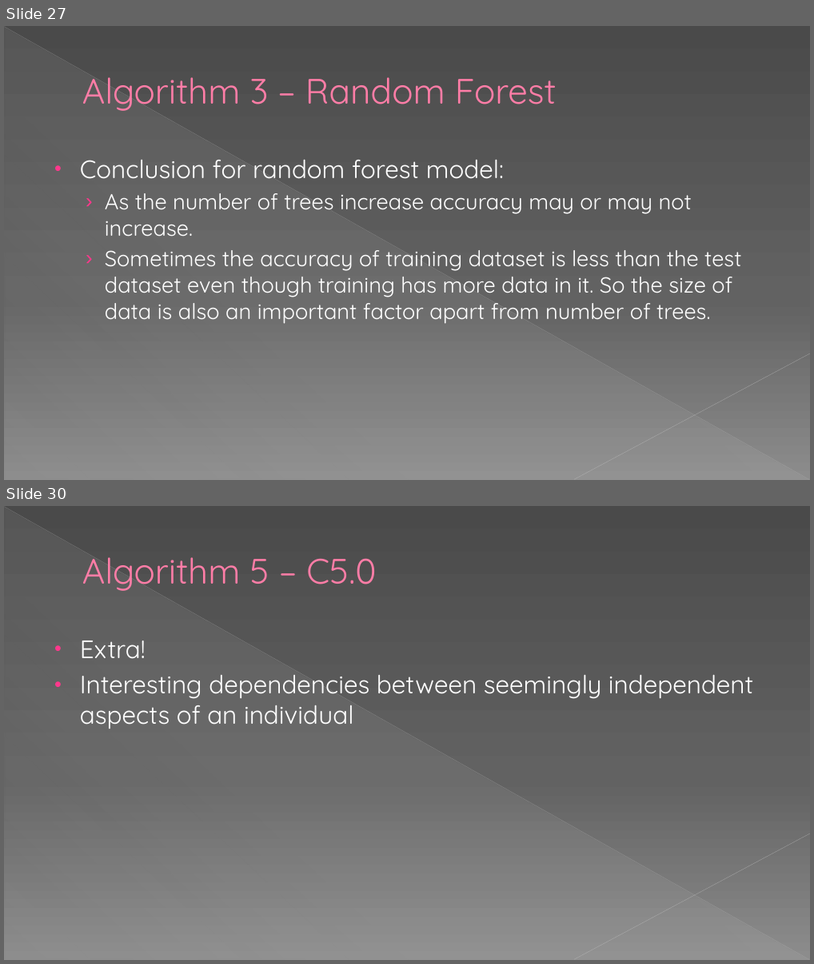
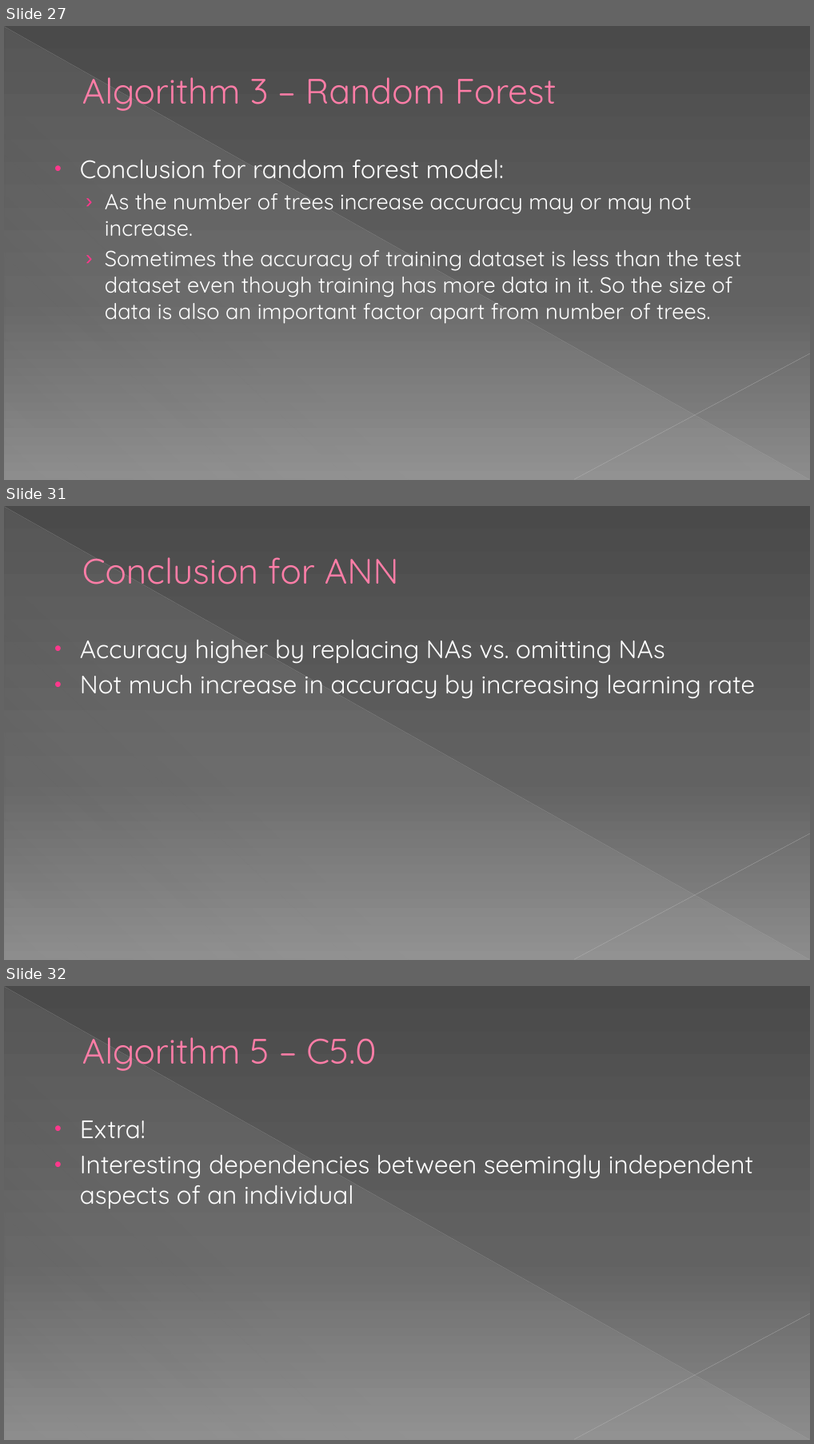
Before and after one commit to dhavalaM/CS513-Project, a slide deck: Presentation_YPS.pptx. Shown one above the other, each under a label of ours: slides 27 and 30 before the commit, slides 27, 31 and 32 after it; the slides between them are not shown. The pictures are 814x964 and 814x1444 pixels, drawn with LibreOffice and Linux fonts; fonts in the diff are those of the drawing. Boxes give left, top, right and bottom in pixels: in the first picture for what was removed or moved away, otherwise in the second. Text is boxed around its words. In the diff, an @@ line names an element or a change of style, - is before the commit and + after.

```diff
--- a/Presentation_YPS.pptx
+++ b/Presentation_YPS.pptx
@@ slide 31 added at (4, 506, 810, 960), background gradient #4A4A4A to #626262 to #8C8C8C; not listed: 3 template elements that a slide beside it also shows @@
@@ title added at (82, 557, 399, 584), 42 pt, text #FF7DA7 @@
+Conclusion for ANN
@@ text added at (80, 640, 755, 699), 30 pt, text #FFFFFF @@
+• Accuracy higher by replacing NAs vs. omitting NAs
+• Not much increase in accuracy by increasing learning rate
@@ what was slide 30 is now slide 32 @@
```
Also in this commit, not shown: 4 slides changed, 1 other slide added.
